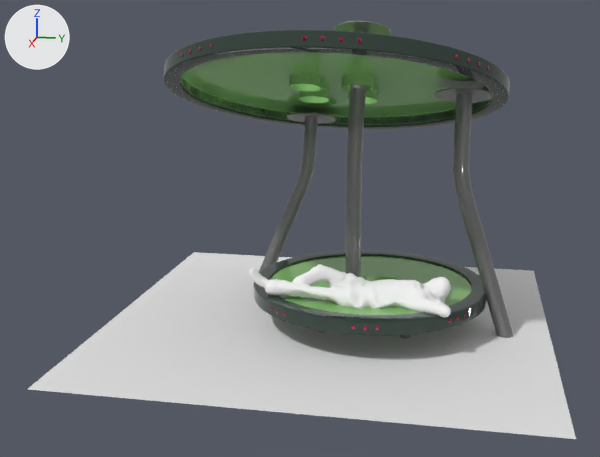
One commit to the glTF model glb/AV_01.glb: the scene before it, then after it.
Rendered twice from a 50 mm lens placed at (4.53, 1.02, 2.9), pointed at (-3.15, -0.52, 0.98). Every picture has the same lights, and +X, +Y and +Z are marked at upper left. The picture after the commit comes second. Where no turn or scale is listed for an object, it has been applied to the vertices.

The first picture shows 'Nail003', 'Nail004', 'Nail01', 'Rim_001', 'Rim_002', 'center_001', 'center_002', 'decal001', 'lying_person' and 3 more.
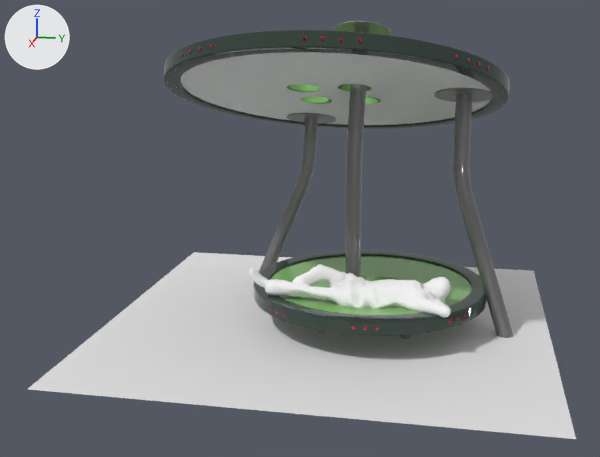
Commit message: update av4

Edits to the scene script, one JSON object a line:
```json
{"op": "add", "block": "mat_artwork_top", "code": ["mat_artwork_top = principled_material('artwork_top')", "mat_artwork_top.base_color = (0.8, 0.8, 0.8)  # white #e7e7e7", "mat_artwork_top.roughness = 0.8"]}
{"op": "add", "block": "me_object001", "code": ["me_object001 = bpy.data.meshes.new('Object001')", "me_object001.from_pydata(...)  # 732 vertices, 1476 faces; spans x -1.42..1.42, y -1.49..1.49, z -0.46..0.46", "me_object001.materials.append(mat_artwork_top)  # its picture is missing"]}
{"op": "add", "block": "ob_object001", "code": ["ob_object001 = bpy.data.objects.new('Object001', me_object001)", "ob_object001.location = (-3.571, -0.254, 2.234)"]}
```

What differs and where, as boxes (x1, y1, x2, y2) in the pictures (600 x 457 px):
```json
{"object": "Object001", "change": "added", "after": [181, 52, 491, 125]}
{"object": "center_002", "change": "unchanged, covered by the edit", "before": [180, 52, 491, 125], "after": [180, 74, 491, 124]}
```
